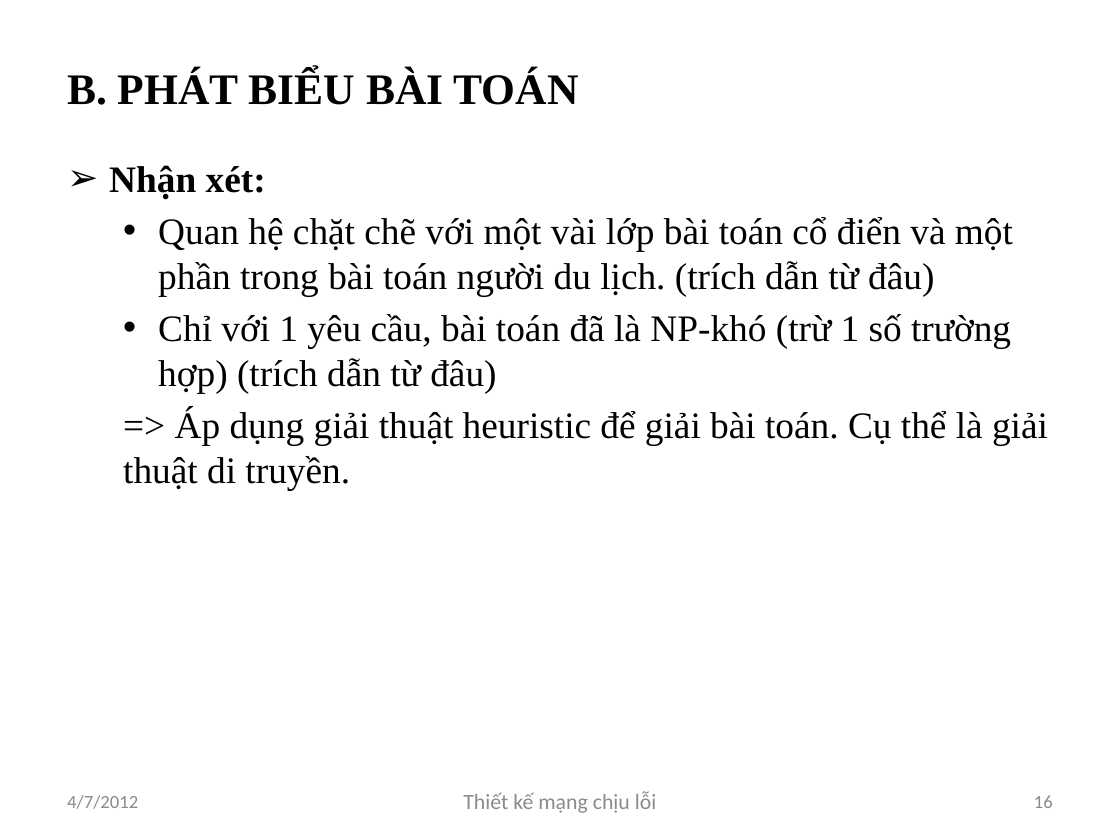
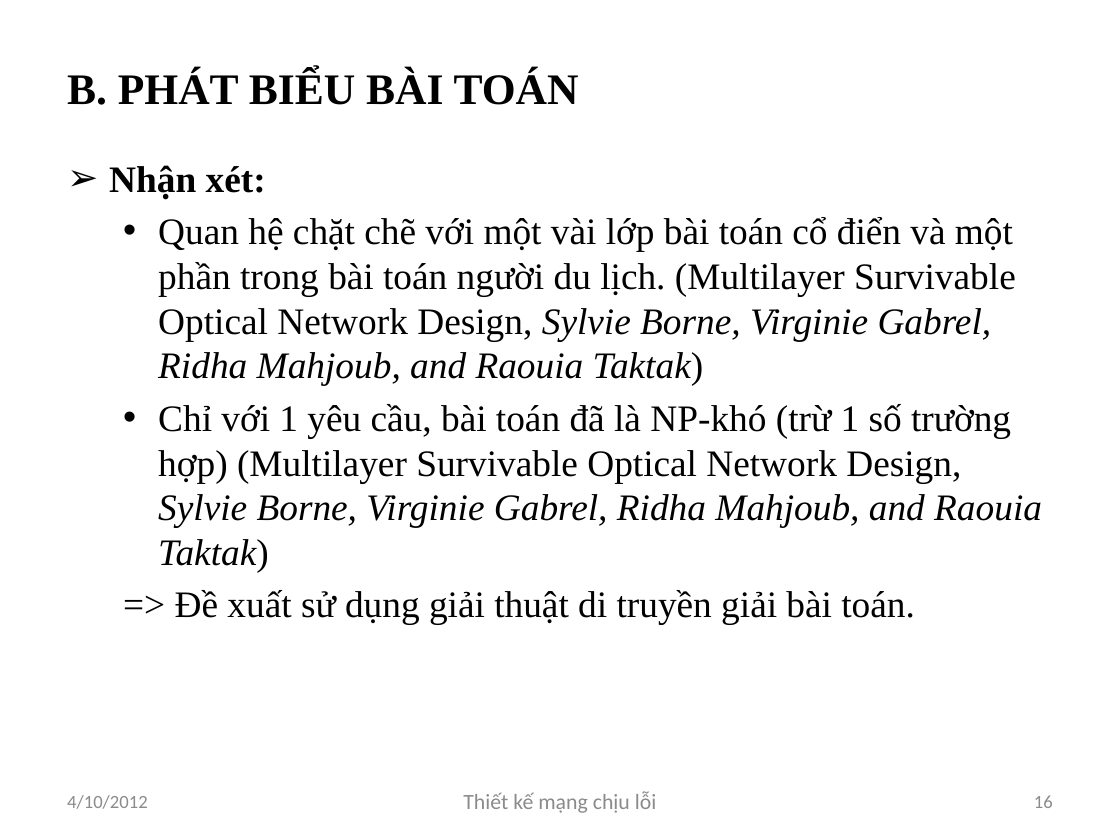
Before and after one commit to luongnv89/GAMSOND, a slide deck: slide 16 of Presents/Luongnv.Intro6.0.pptx. Drawn at 1120x840 pixels with LibreOffice and Linux fonts; fonts in the diff are those of the drawing. Boxes give left, top, right and bottom in pixels: in the first picture for what was removed or moved away, otherwise in the second. Text is boxed around its words. In the diff, an @@ line names an element or a change of style, - is before the commit and + after.

```diff
--- a/Presents/Luongnv.Intro6.0.pptx
+++ b/Presents/Luongnv.Intro6.0.pptx
@@ text at [158, 217, 1042, 625]: text changed @@
-  • Quan hệ chặt chẽ với một vài lớp bài toán cổ điển và một phần trong bài toán người du lịch. (trích dẫn từ đâu)
-  • Chỉ với 1 yêu cầu, bài toán đã là NP-khó (trừ 1 số trường hợp) (trích dẫn từ đâu)
-  => Áp dụng giải thuật heuristic để giải bài toán. Cụ thể là giải thuật di truyền.
+  • Quan hệ chặt chẽ với một vài lớp bài toán cổ điển và một phần trong bài toán người du lịch. (Multilayer Survivable Optical Network Design, Sylvie Borne, Virginie Gabrel, Ridha Mahjoub, and Raouia Taktak)
+  • Chỉ với 1 yêu cầu, bài toán đã là NP-khó (trừ 1 số trường hợp) (Multilayer Survivable Optical Network Design, Sylvie Borne, Virginie Gabrel, Ridha Mahjoub, and Raouia Taktak)
+  => Đề xuất sử dụng giải thuật di truyền giải bài toán.
@@ text at [67, 795, 148, 809]: text changed @@
-4/7/2012
+4/10/2012
```
Also in this commit, not shown: 35 other slides changed, 18 other files.
